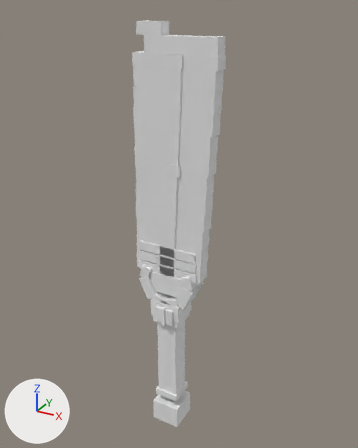
The OBJ model src/main/resources/assets/ashbound/models/mesh/wyrmcleaver.obj as it was, and as the next commit left it.
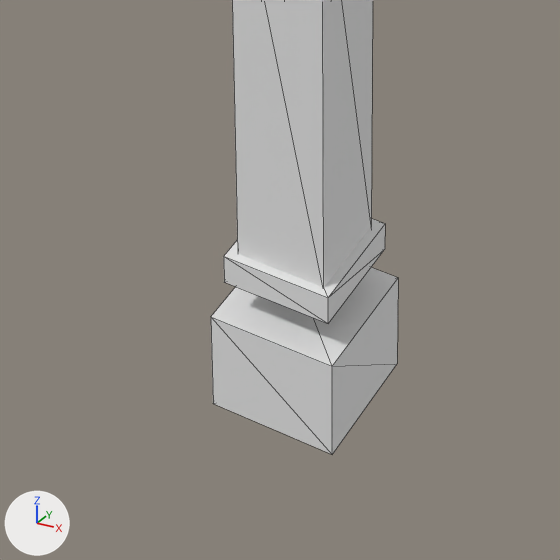
Old and new are each drawn whole from a 50 mm lens placed at (2.022, -3.151, 2.543), pointed at (0.522, -0.424, 1.18) and again close up on the part from 31% to 62% of the width and 76% to 100% of the height. The lights are fixed; the arrows at lower left show +X, +Y and +Z. The older version's two pictures come first. The close-ups show mesh edges as thin lines. Where no turn or scale is listed for an object, it has been applied to the vertices.

The older version as bpy lines, for what is in view:
```python
me_wyrmcleaver = bpy.data.meshes.new('wyrmcleaver')
me_wyrmcleaver.from_pydata(...)  # 360 vertices, 540 faces; spans x 0.25..0.84, y -0.63..-0.37, z -0.46..2.46
# faces by material slot: [528, 12]
me_wyrmcleaver.materials.append(mat_blade)  # its picture is missing
me_wyrmcleaver.materials.append(mat_glow)  # its picture is missing
ob_wyrmcleaver = bpy.data.objects.new('wyrmcleaver', me_wyrmcleaver)
ob_wyrmcleaver.location = (0.0, 0.0, 0.0)
```
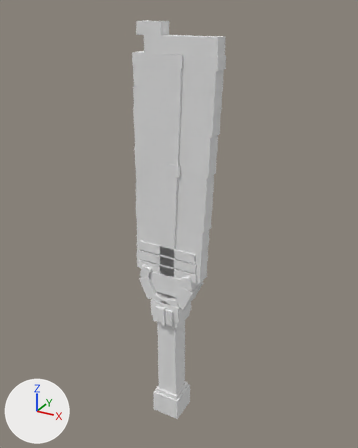
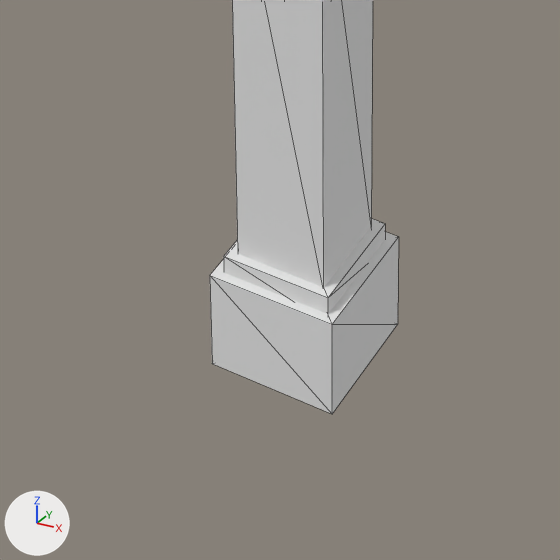
What differs and where, as boxes (x1, y1, x2, y2) in the close-ups (560 x 560 px; the box of a moved part takes in the faces that stretch with it):
'wyrmcleaver', reshaped
    before: (211, 0, 398, 454)
    after: (210, 0, 399, 414)
part 1 of me_wyrmcleaver, moved or reshaped
    before: (211, 267, 398, 454)
    after: (210, 232, 399, 414)

What changed in the scene script:
```text
Change me_wyrmcleaver:
    used by ob_wyrmcleaver; location = (0.0, 0.0, 0.0)
    remove me_wyrmcleaver.from_pydata(...)  # 360 vertices, 540 faces; spans x 0.25..0.84, y -0.63..-0.37, z -0.46..2.46
    add me_wyrmcleaver.from_pydata(...)  # 360 vertices, 540 faces; spans x 0.25..0.84, y -0.63..-0.37, z -0.38..2.46
    me_wyrmcleaver part 1: the loose piece of 8 vertices spanning x 0.39..0.61, y -0.61..-0.39, z -0.46..-0.28 is moved by (0.0, 0.0, 0.08)
```
